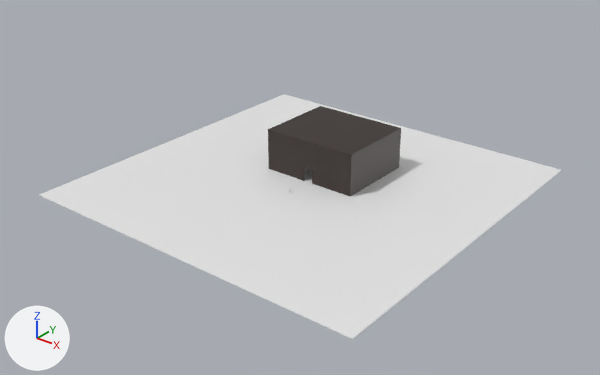
An edit to the Blender file Blender/prototype_map.blend, drawn before and after from the same camera.
The view is the same before and after, from a 50 mm lens placed at (213.0, -273.0, 165.0), pointed at (2.0, -9.0, 1.0). Arrows for +X, +Y and +Z are at lower left; the lights stay in place. The first picture is the older version. Objects named as collision shapes, trigger or cutter boxes, shadow casters or lower levels of detail are left out.

Before the edit, the objects in view are built like this:
```python
mat_material = principled_material('Material')
mat_material.base_color = (0.8, 0.8, 0.8)  # white #e7e7e7
me_cube = bpy.data.meshes.new('Cube')
me_cube.from_pydata(...)  # a box spanning x -1.0..1.0, y -1.0..1.0, z -1.0..1.0
me_cube.materials.append(mat_material)  # white #e7e7e7
me_cube_002 = bpy.data.meshes.new('Cube.002')
me_cube_002.from_pydata(...)  # 48 vertices, 46 faces; spans x -64.5..64.5, y -54.2..54.2, z -10.1..10.1
me_cube_002.materials.append(mat_walls)  # dark grey #352b28
ob_floor_col = bpy.data.objects.new('Floor-col', me_cube)
ob_floor_col.location = (0.0, 0.0, 0.0)
ob_floor_col.scale = (85.8, 85.8, -0.0777)
ob_room_col = bpy.data.objects.new('Room-col', me_cube_002)
ob_room_col.location = (0.0, 19.7, 10.1)
ob_room_col.scale = (0.37, 0.37, 1.0)
```
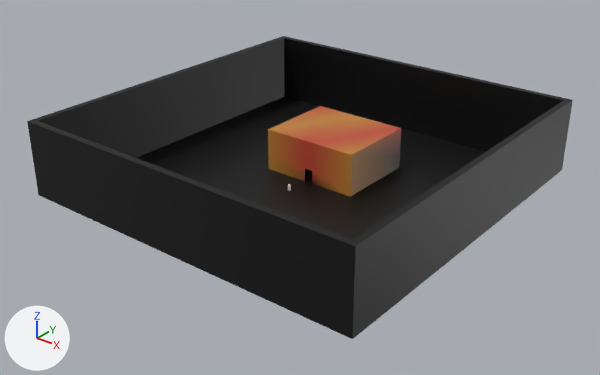
Edits to the bpy script that builds the scene:
```text
Change mat_material:
    add n2 = _N.new('ShaderNodeVertexColor'); n2.name = 'Color Attribute'
    add n2.layer_name = 'Floorcolor'
    where n1 = _N.new('ShaderNodeBsdfPrincipled'); n1.name = 'Principled BSDF'
    add _L.new(n2.outputs[0], n1.inputs[0])  # 'Color' to 'Base Color'
Add me_cube_1:
    me_cube_1.from_pydata(...)  # 8 vertices, 5 faces; spans x -1.0..1.0, y -1.0..1.0, z -453.0..1.0
    me_cube_1.materials.append(mat_material)
Remove ob_floor_col:
    ob_floor_col = bpy.data.objects.new('Floor-col', me_cube)
    ob_floor_col.location = (0.0, 0.0, 0.0)
    ob_floor_col.scale = (85.8, 85.8, -0.0777)
Add ob_floorandwalls_col:
    ob_floorandwalls_col = bpy.data.objects.new('FloorAndWalls-col', me_cube_1)
    ob_floorandwalls_col.location = (0.0, 0.0, 0.0)
    ob_floorandwalls_col.scale = (85.8, 85.8, -0.0777)
    _m = ob_floorandwalls_col.modifiers.new('Solidify', 'SOLIDIFY')
    _m.thickness = 0.05
```

What differs and where, as boxes (x1, y1, x2, y2) in the pictures (600 x 375 px):
'FloorAndWalls-col', added
    after: (27, 36, 573, 339)
'Floor-col', deleted
    before: (39, 94, 562, 339)
